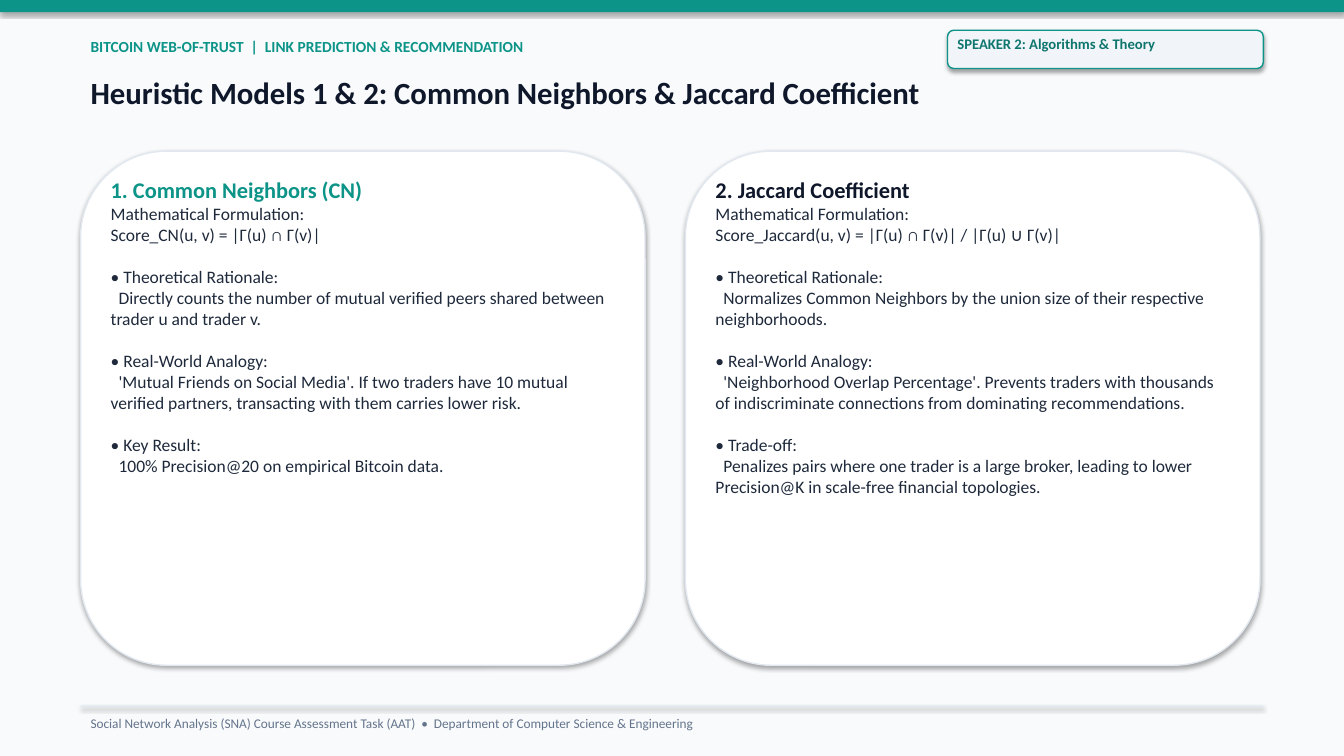
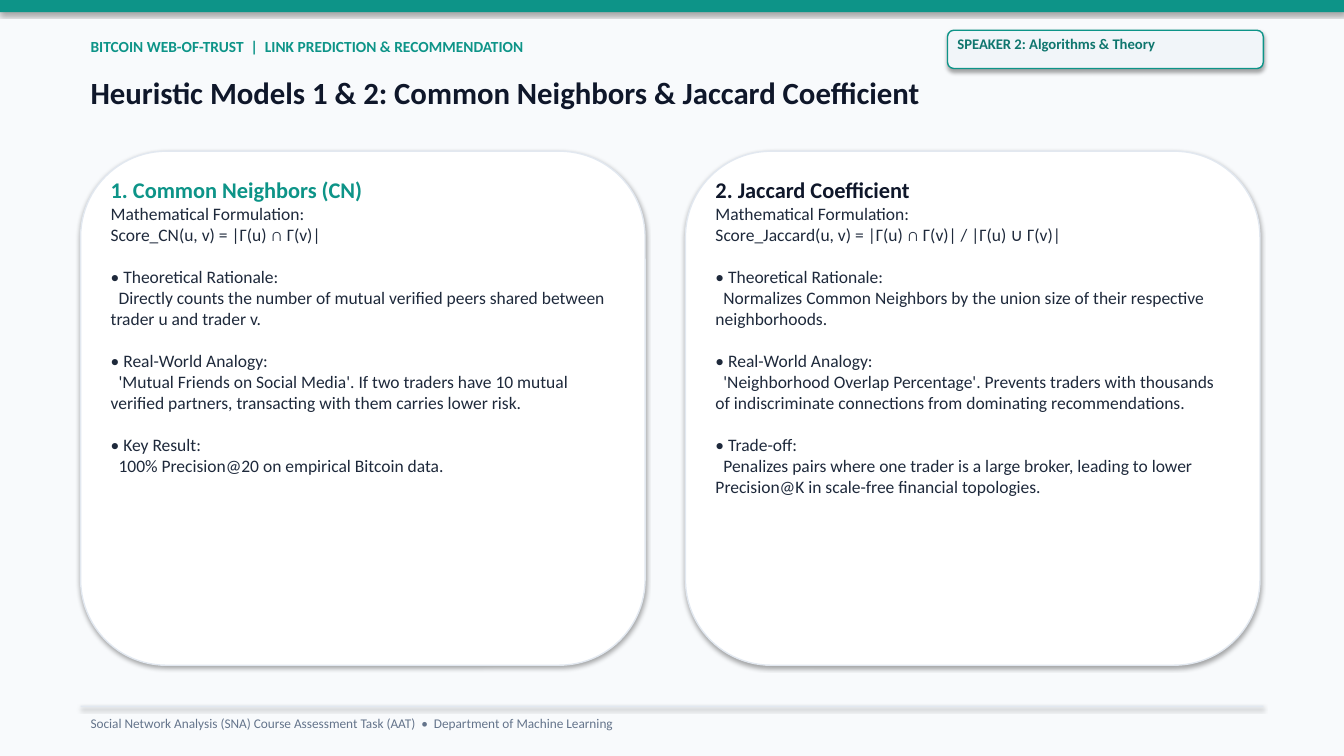
Before and after one commit to Lion4467cat/bitcoin-trust-link-prediction, a slide deck: slide 7 of slides/link_prediction_presentation.pptx. Drawn at 1344x756 pixels with LibreOffice and Linux fonts; fonts in the diff are those of the drawing. Boxes give left, top, right and bottom in pixels: in the first picture for what was removed or moved away, otherwise in the second. Text is boxed around its words. In the diff, an @@ line names an element or a change of style, - is before the commit and + after.

Commit message:
Add Temporal Backtesting, XAI Feature Attribution, Degree Assortativity Mixing, and Department of Machine Learning branding

```diff
--- a/slides/link_prediction_presentation.pptx
+++ b/slides/link_prediction_presentation.pptx
@@ text at (91, 718, 612, 730): text changed @@
-Social Network Analysis (SNA) Course Assessment Task (AAT) • Department of Computer Science & Engineering
+Social Network Analysis (SNA) Course Assessment Task (AAT) • Department of Machine Learning
```
Also in this commit, not shown: 12 other slides changed, 27 other files.
